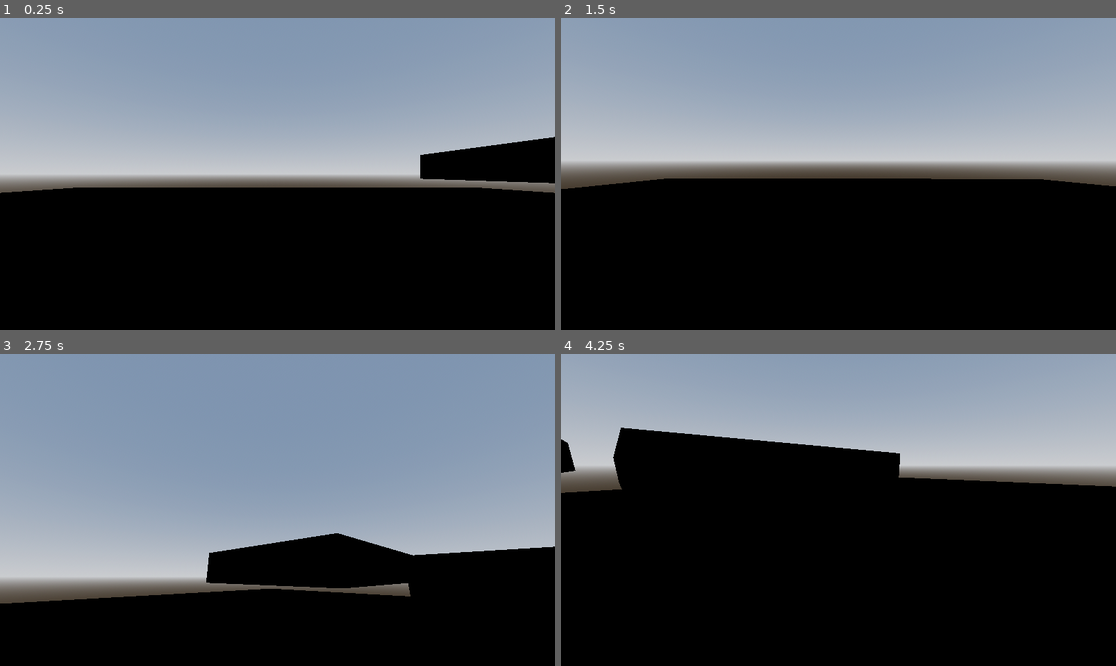
Above: before the commit, frames 1-4 (two rows, left to right).
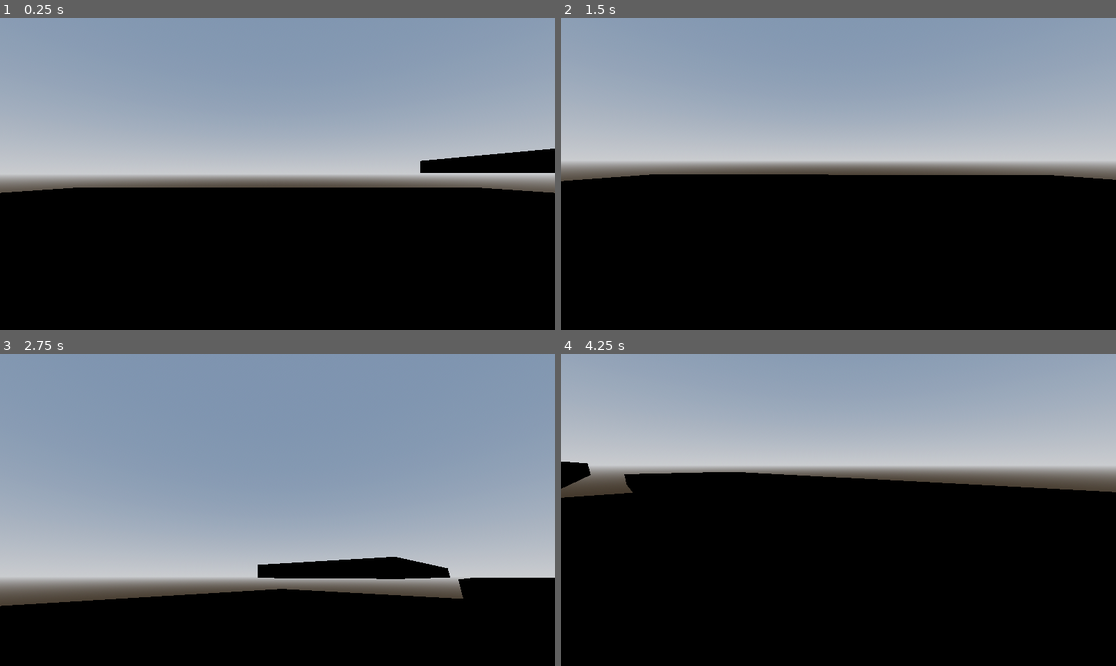
Above: after the commit, the same moments.

Repository: GermanGabelGames/fpsshooter
Game: Godot game, scene res://node.tscn
Two runs of this game, one before a commit and one after it. Both use one fixed random seed, a clock stepped at 60 frames per second and the inputs below.
Inputs (mouse positions are in pixels of both pictures, inside the frame that each line leads up to):
- Up to frame 1 (0.25 s): no input
- Up to frame 2 (1.5 s): tap Enter at 0.5 s; move the mouse to (866, 174) at 0.52 s; hold Ctrl (crouch) 0.53-1.28 s; hold W (move_forward) from 0.53 s (still down); tap Space (jump) at 0.77 s; move the mouse to (810, 174) at 1.27 s; tap Ctrl (crouch) at 1.35 s
- Up to frame 3 (2.75 s): keep holding W (move_forward); tap Space (jump) at 1.52 s; move the mouse to (288, 503) at 2.02 s; hold Ctrl (crouch) from 2.03 s (still down)
- Up to frame 4 (4.25 s): keep holding W (move_forward); move the mouse to (832, 516) at 2.77 s; release Ctrl (crouch) at 2.78 s; tap Ctrl (crouch) at 2.85 s; tap Space (jump) at 3.02, 3.77 s; move the mouse to (877, 513) at 3.52 s; hold Ctrl (crouch) from 3.53 s (still down)

The runs differ from the first frame. In frame 1, 1.3% of the frame differs, in the area x 75-100%, y 38-54%; in frame 2, 1.5%; in frame 3, 6.1%; in frame 4, 6.8%, in the area x 0-100%, y 23-47%.

Commit message:
2025-03-20-15:49
added crouch + couch speed

Diff:
--- a/node.tscn
+++ b/node.tscn
@@ -24,11 +24,13 @@
 
 [sub_resource type="BoxMesh" id="BoxMesh_112p8"]
 material = ExtResource("2_j2q8x")
+size = Vector3(1, 0.5, 1)
 
 [sub_resource type="BoxShape3D" id="BoxShape3D_sy5k4"]
 size = Vector3(0.0998535, 1, 0.201233)
 
 [node name="Node3D" type="Node3D"]
+transform = Transform3D(1, 0, 0, 0, 1, 0, 0, 0, 1, 0, 1.01455, 0)
 
 [node name="Player" parent="." instance=ExtResource("1_sy5k4")]
 transform = Transform3D(1, 0, 0, 0, 1, 0, 0, 0, 1, 0, 1, 0)
@@ -49,7 +51,7 @@
 mesh = SubResource("BoxMesh_112p8")
 
 [node name="StaticBody3D" type="StaticBody3D" parent="LowPlatform"]
-transform = Transform3D(10, 0, 0, 0, 1, 0, 0, 0, 5, 0, 0, 0)
+transform = Transform3D(10, 0, 0, 0, 0.5, 0, 0, 0, 5, 0, 0, 0)
 
 [node name="CollisionShape3D" type="CollisionShape3D" parent="LowPlatform/StaticBody3D"]
 transform = Transform3D(1, 0, 0, 0, 1, 0, 0, 0, 1, 0.00012207, 0, -0.000230799)
@@ -63,5 +65,5 @@
 transform = Transform3D(10, 0, 0, 0, 1, 0, 0, 0, 5, 0, 0, 0)
 
 [node name="CollisionShape3D" type="CollisionShape3D" parent="HighPlatform/StaticBody3D"]
-transform = Transform3D(1, 0, 0, 0, 1, 0, 0, 0, 1, 0.00012207, 0, -0.000230799)
+transform = Transform3D(1, 0, 0, 0, 0.5, 0, 0, 0, 1, 0.00012207, 0, -0.000230799)
 shape = SubResource("BoxShape3D_sy5k4")
--- a/player/player.tscn
+++ b/player/player.tscn
@@ -1,14 +1,128 @@
-[gd_scene load_steps=4 format=3 uid="uid://bkbxohswu3r76"]
+[gd_scene load_steps=8 format=3 uid="uid://bkbxohswu3r76"]
 
 [ext_resource type="Script" uid="uid://bqrpj3psdto3l" path="res://player/scripts/player.gd" id="1_oul6g"]
 
 [sub_resource type="CapsuleShape3D" id="CapsuleShape3D_sh265"]
+radius = 0.0005
 
 [sub_resource type="CapsuleMesh" id="CapsuleMesh_4flbx"]
 
-[node name="CharacterBody3D" type="CharacterBody3D" node_paths=PackedStringArray("CAMERA_CONTROLLER")]
+[sub_resource type="Animation" id="Animation_oul6g"]
+resource_name = "crouch"
+tracks/0/type = "value"
+tracks/0/imported = false
+tracks/0/enabled = true
+tracks/0/path = NodePath("CollisionShape3D:shape:height")
+tracks/0/interp = 2
+tracks/0/loop_wrap = true
+tracks/0/keys = {
+"times": PackedFloat32Array(0, 1),
+"transitions": PackedFloat32Array(1, 1),
+"update": 0,
+"values": [2.0, 1.5]
+}
+tracks/1/type = "value"
+tracks/1/imported = false
+tracks/1/enabled = true
+tracks/1/path = NodePath("CollisionShape3D:position")
+tracks/1/interp = 2
+tracks/1/loop_wrap = true
+tracks/1/keys = {
+"times": PackedFloat32Array(0, 1),
+"transitions": PackedFloat32Array(1, 1),
+"update": 0,
+"values": [Vector3(0, 0, 0), Vector3(0, 0, 0)]
+}
+tracks/2/type = "value"
+tracks/2/imported = false
+tracks/2/enabled = true
+tracks/2/path = NodePath("CammeraControler:position")
+tracks/2/interp = 2
+tracks/2/loop_wrap = true
+tracks/2/keys = {
+"times": PackedFloat32Array(0, 1),
+"transitions": PackedFloat32Array(1, 1),
+"update": 0,
+"values": [Vector3(0, 0.8, 0), Vector3(0, 0.6, 0)]
+}
+tracks/3/type = "value"
+tracks/3/imported = false
+tracks/3/enabled = true
+tracks/3/path = NodePath("CollisionShape3D/PlaceholderMesh:mesh:height")
+tracks/3/interp = 2
+tracks/3/loop_wrap = true
+tracks/3/keys = {
+"times": PackedFloat32Array(0, 1),
+"transitions": PackedFloat32Array(1, 1),
+"update": 0,
+"values": [2.0, 1.5]
+}
+
+[sub_resource type="Animation" id="Animation_rkbax"]
+length = 0.001
+tracks/0/type = "value"
+tracks/0/imported = false
+tracks/0/enabled = true
+tracks/0/path = NodePath("CollisionShape3D:shape:height")
+tracks/0/interp = 1
+tracks/0/loop_wrap = true
+tracks/0/keys = {
+"times": PackedFloat32Array(0),
+"transitions": PackedFloat32Array(1),
+"update": 0,
+"values": [2.0]
+}
+tracks/1/type = "value"
+tracks/1/imported = false
+tracks/1/enabled = true
+tracks/1/path = NodePath("CollisionShape3D:position")
+tracks/1/interp = 1
+tracks/1/loop_wrap = true
+tracks/1/keys = {
+"times": PackedFloat32Array(0),
+"transitions": PackedFloat32Array(1),
+"update": 0,
+"values": [Vector3(0, 0, 0)]
+}
+tracks/2/type = "value"
+tracks/2/imported = false
+tracks/2/enabled = true
+tracks/2/path = NodePath("CammeraControler:position")
+tracks/2/interp = 1
+tracks/2/loop_wrap = true
+tracks/2/keys = {
+"times": PackedFloat32Array(0),
+"transitions": PackedFloat32Array(1),
+"update": 0,
+"values": [Vector3(0, 0.7, 0)]
+}
+tracks/3/type = "value"
+tracks/3/imported = false
+tracks/3/enabled = true
+tracks/3/path = NodePath("CollisionShape3D/PlaceholderMesh:mesh:height")
+tracks/3/interp = 1
+tracks/3/loop_wrap = true
+tracks/3/keys = {
+"times": PackedFloat32Array(0),
+"transitions": PackedFloat32Array(1),
+"update": 0,
+"values": [2.0]
+}
+
+[sub_resource type="AnimationLibrary" id="AnimationLibrary_g1dw6"]
+_data = {
+&"RESET": SubResource("Animation_rkbax"),
+&"crouch": SubResource("Animation_oul6g")
+}
+
+[sub_resource type="SphereShape3D" id="SphereShape3D_oul6g"]
+
+[node name="CharacterBody3D" type="CharacterBody3D" node_paths=PackedStringArray("CAMERA_CONTROLLER", "ANIMATIONPLAYER", "CROUCH_SHAPECAST")]
 script = ExtResource("1_oul6g")
+TOGGLE_CROUCH = false
 CAMERA_CONTROLLER = NodePath("CammeraControler/Camera3D")
+ANIMATIONPLAYER = NodePath("AnimationPlayer")
+CROUCH_SHAPECAST = NodePath("ShapeCast3D")
 
 [node name="CollisionShape3D" type="CollisionShape3D" parent="."]
 shape = SubResource("CapsuleShape3D_sh265")
@@ -26,3 +140,15 @@
 blend_distance = 2.22
 max_distance = 7.6
 size = Vector3(100, 100, 100)
+
+[node name="AnimationPlayer" type="AnimationPlayer" parent="."]
+libraries = {
+&"": SubResource("AnimationLibrary_g1dw6")
+}
+
+[node name="ShapeCast3D" type="ShapeCast3D" parent="."]
+transform = Transform3D(1, 0, 0, 0, 1, 0, 0, 0, 1, 0, 0.5, 0)
+shape = SubResource("SphereShape3D_oul6g")
+target_position = Vector3(0, 0.5, 0)
+
+[connection signal="animation_started" from="AnimationPlayer" to="." method="_on_animation_player_animation_started"]
--- a/player/scripts/player.gd
+++ b/player/scripts/player.gd
@@ -1,12 +1,16 @@
 extends CharacterBody3D
 
 
-const SPEED = 5.0
-const JUMP_VELOCITY = 4.5
-
+@export var SPEED : float = 5.0
+@export var TOGGLE_CROUCH : bool = true
+@export var JUMP_VELOCITY : float = 3.0
+@export_range(5, 10, 0.1) var CROUCH_SPEED : float = 7.0
+@export var MOUSE_SENSITIVITY : float = 0.5
 @export var TILT_LOWER_LIMIT := deg_to_rad(-90.0)
 @export var TILT_UPPER_LIMIT := deg_to_rad(90.0)
 @export var CAMERA_CONTROLLER : Camera3D
+@export var ANIMATIONPLAYER : AnimationPlayer
+@export var CROUCH_SHAPECAST : Node3D
 
 var _mouse_input : bool = false
 var _mouse_rotation : Vector3
@@ -19,8 +23,15 @@
 func _input(event):
 	if event.is_action_pressed("exit"):
 		get_tree().quit()
-	if event.is_action_pressed("crouch"):
+	if event.is_action_pressed("crouch") and TOGGLE_CROUCH == true:
 		toggle_crouch()
+	if event.is_action_pressed("crouch") and _is_crouching == false and TOGGLE_CROUCH == false:
+		crouching(true)
+	if event.is_action_released("crouch") and TOGGLE_CROUCH == false:
+		if CROUCH_SHAPECAST.is_colliding() == false:
+			crouching(false)
+		elif  CROUCH_SHAPECAST.is_colliding() == true:
+			uncrouch_check()
 
 func _unhandled_input(event):
 	_mouse_input = event is InputEventMouseMotion and Input.get_mouse_mode() == Input.MOUSE_MODE_CAPTURED
@@ -47,6 +58,8 @@
 func _ready():
 	Input.mouse_mode = Input.MOUSE_MODE_CAPTURED
 
+	CROUCH_SHAPECAST.add_exception($".")
+
 func _physics_process(delta):
 	# Add the gravity.
 	if not is_on_floor():
@@ -72,8 +85,27 @@
 	move_and_slide()
 
 func toggle_crouch():
-	if _is_crouching == true:
-		print("ja")
+	if _is_crouching == true and CROUCH_SHAPECAST.is_colliding() == false:
+		crouching(false)
 	elif _is_crouching == false:
-		print("nein")
-	_is_crouching = !_is_crouching
+		crouching(true)
+
+func uncrouch_check():
+	if CROUCH_SHAPECAST.is_colliding() == false:
+		crouching(false)
+	if CROUCH_SHAPECAST.is_colliding() == true:
+		await get_tree().create_timer(0.1).timeout
+		uncrouch_check()
+
+func crouching(state : bool):
+	match state:
+		true:
+			SPEED = 2.0
+			ANIMATIONPLAYER.play("crouch", 0, CROUCH_SPEED)
+		false:
+			SPEED = 5.0
+			ANIMATIONPLAYER.play("crouch", 0, -CROUCH_SPEED)
+
+func _on_animation_player_animation_started(anim_name):
+	if anim_name == "crouch":
+		_is_crouching = !_is_crouching
